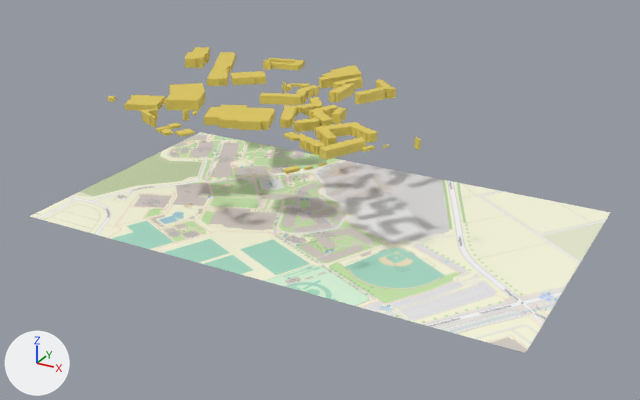
Renders of the Blender file levels/suites+bric.blend from each side of a commit.
Camera for both pictures: a 50 mm lens placed at (777.0, -1353.0, 519.0), pointed at (39.0, -10.0, -152.0). Arrows for +X, +Y and +Z are at lower left; the lights stay in place.

The scene before the commit, as lines of its bpy script (objects in view):
```python
ob_bsc = bpy.data.objects.new('bsc', me_areas_building_032)
ob_bsc.location = (-268.0, 136.0, 15.0)
ob_bsc.scale = (0.91, 0.91, 0.91)
ob_cube = bpy.data.objects.new('Cube', me_cube)
ob_cube.location = (-243.0, -30.0, 1.0)
ob_cube.scale = (0.91, 0.91, 0.91)
ob_estrellas = bpy.data.objects.new('estrellas', me_areas_building_009)
ob_estrellas.location = (-66.0, 91.0, 11.0)
ob_estrellas.scale = (0.91, 0.91, 0.91)
ob_kellogg_gym = bpy.data.objects.new('kellogg gym', me_areas_building_003)
ob_kellogg_gym.location = (-88.0, -85.0, 10.0)
ob_kellogg_gym.scale = (0.91, 0.91, 0.91)
ob_luna = bpy.data.objects.new('luna', me_areas_building_005)
ob_luna.location = (108.0, -117.0, 3.0)
ob_luna.scale = (0.91, 0.91, 0.91)
ob_montanas = bpy.data.objects.new('montanas', me_areas_building_006)
ob_montanas.location = (112.0, -55.0, 6.0)
ob_montanas.scale = (0.91, 0.91, 0.91)
ob_secoya = bpy.data.objects.new('secoya', me_areas_building_043)
ob_secoya.location = (63.0, 180.0, 12.0)
ob_secoya.scale = (0.91, 0.91, 0.91)
ob_sicomoro = bpy.data.objects.new('sicomoro', me_areas_building_042)
ob_sicomoro.location = (-2.0, 165.0, 12.0)
ob_sicomoro.scale = (0.91, 0.91, 0.91)
ob_sol = bpy.data.objects.new('sol', me_areas_building_035)
ob_sol.location = (34.0, -15.0, 9.0)
ob_sol.scale = (0.91, 0.91, 0.91)
# also in view: 'centerpointe' at (-42.0, 239.0, 13.0); 'darlene may gym' at (-298.0, -92.0, 9.0); 'EXPORT_OSM_MAPNIK_WM' at (29.0, 14.0, -194.0)
```
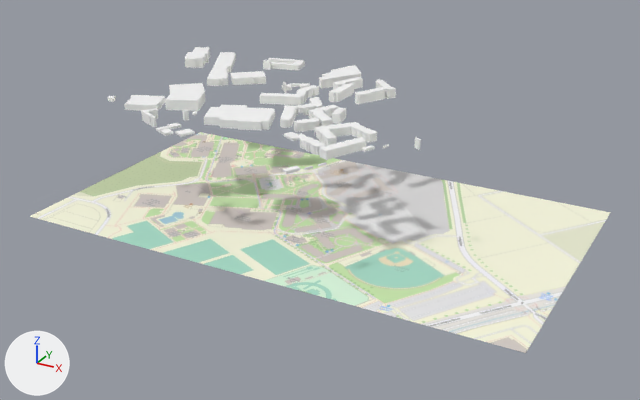
Edits to the bpy script that builds the scene:
```text
Change mat_bruh:
    mat_bruh.base_color: (0.8, 0.626, 0.113) -> (1.0, 1.0, 1.0)  # yellow #e7cf5e -> white #ffffff
```

Where the change shows, as pixel boxes (x1, y1, x2, y2) in the pictures (640 x 400 px):
'kellogg gym', recoloured (yellow to white)
    both: (204, 105, 275, 130)
'Cube', recoloured (yellow to white)
    both: (165, 83, 205, 111)
'luna', recoloured (yellow to white)
    both: (300, 137, 366, 160)
'montanas', recoloured (yellow to white)
    both: (314, 122, 377, 146)
'estrellas', recoloured (yellow to white)
    both: (259, 85, 319, 105)
'sol', recoloured (yellow to white)
    both: (294, 105, 338, 132)
'bsc', recoloured (yellow to white)
    both: (207, 54, 236, 86)
'secoya', recoloured (yellow to white)
    both: (355, 79, 396, 105)
'bonita', recoloured (yellow to white)
    both: (280, 97, 322, 128)
'sicomoro', recoloured (yellow to white)
    both: (329, 77, 363, 102)
'centerpointe', recoloured (yellow to white)
    both: (319, 65, 361, 89)
'darlene may gym', recoloured (yellow to white)
    both: (124, 95, 165, 111)
'drama deparment', recoloured (yellow to white)
    both: (185, 47, 210, 68)
'bookstore', recoloured (yellow to white)
    both: (230, 71, 266, 85)
'university plaza', recoloured (yellow to white)
    both: (268, 58, 305, 71)
'maintanence', recoloured (yellow to white)
    both: (332, 107, 346, 124)
'Areas:building.019', recoloured (yellow to white)
    both: (141, 108, 158, 125)
'childerns center', recoloured
    both: (282, 82, 310, 93)
'vista', recoloured
    both: (284, 132, 306, 141)
'Areas:building.015', recoloured
    both: (175, 129, 195, 137)
'Areas:building.027', recoloured
    both: (283, 166, 300, 174)
'university plaza addition', recoloured
    both: (263, 60, 271, 70)
'Areas:building.014', recoloured
    both: (160, 128, 173, 136)
'Areas:building.040', recoloured
    both: (414, 137, 421, 150)
'Areas:building.017', recoloured
    both: (182, 110, 189, 121)
'Areas:building.012', recoloured
    both: (167, 123, 181, 129)
'Areas:building.020', recoloured
    both: (150, 116, 157, 127)
'Areas:building.037', recoloured
    both: (362, 145, 375, 152)
'Areas:building.002', recoloured
    both: (108, 96, 116, 102)
'Areas:building.013', recoloured
    both: (156, 126, 169, 132)
'art gallery', recoloured
    both: (220, 52, 235, 54)
'Areas:building.038', recoloured
    both: (304, 166, 313, 170)
'Areas:building.039', recoloured
    both: (318, 162, 326, 167)
'Areas:building.018', recoloured
    both: (192, 111, 197, 115)
'Areas:building.036', recoloured
    both: (383, 144, 389, 148)
